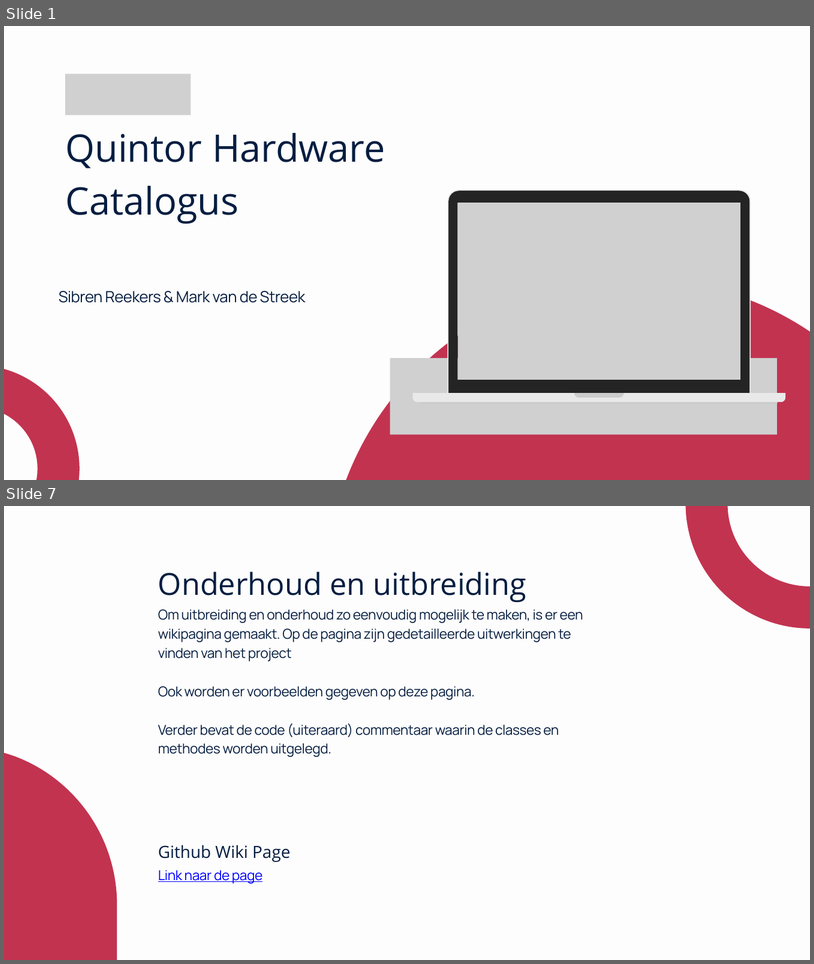
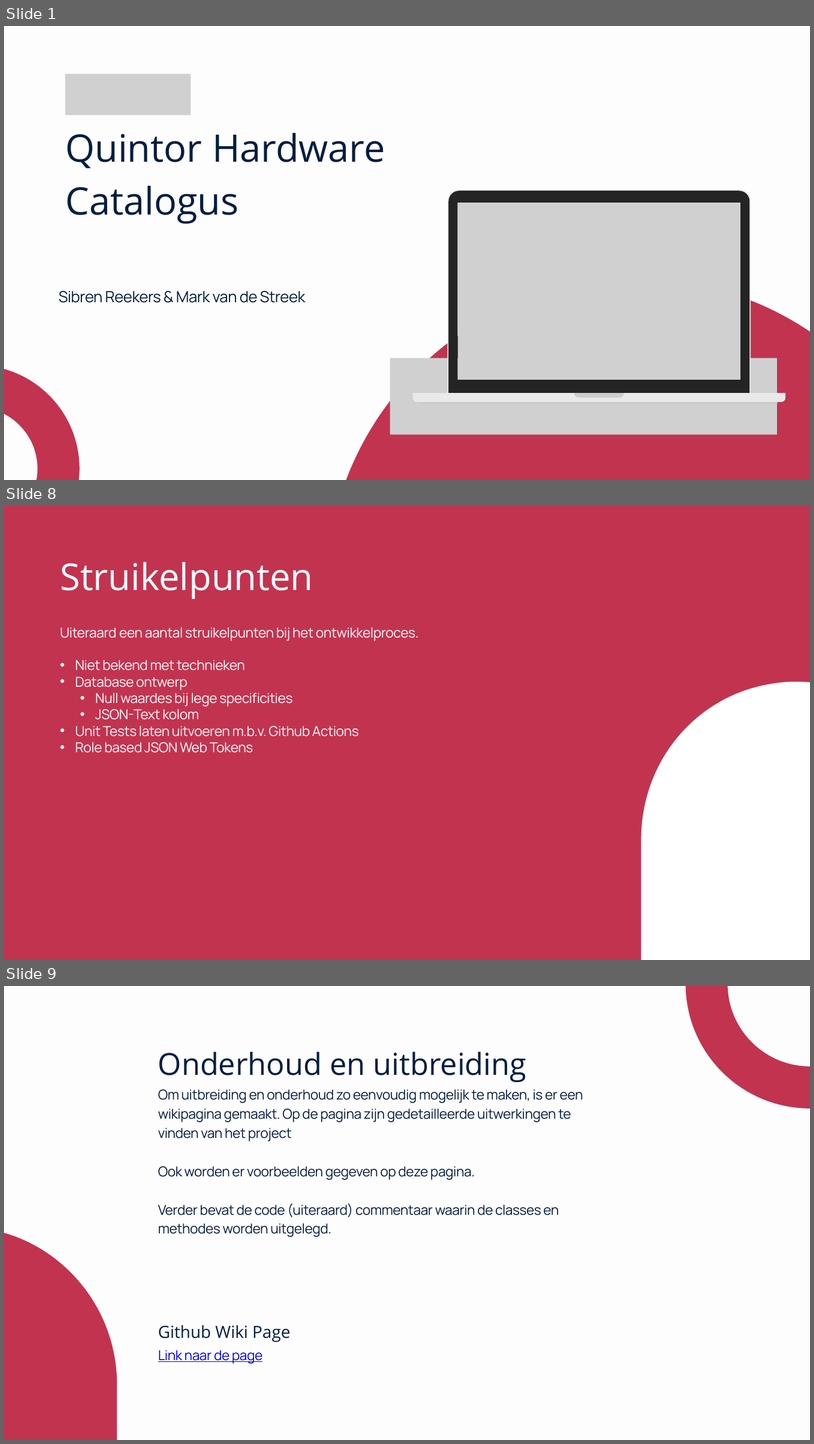
Before and after one commit to MarkStreek/QuintorCatalogBackEnd, a slide deck: docs/presentatie.pptx. Shown one above the other, each under a label of ours: slides 1 and 7 before the commit, slides 1, 8 and 9 after it; the slides between them are not shown. The pictures are 814x964 and 814x1444 pixels, drawn with LibreOffice and Linux fonts; fonts in the diff are those of the drawing; grey boxes stand for pictures. Boxes give left, top, right and bottom in pixels: in the first picture for what was removed or moved away, otherwise in the second. Text is boxed around its words. In the diff, an @@ line names an element or a change of style, - is before the commit and + after.

```diff
--- a/docs/presentatie.pptx
+++ b/docs/presentatie.pptx
@@ slide 8 added at (4, 506, 810, 960), background #C23350 @@
@@ text added at (60, 562, 313, 599), 66 pt, text #FDFDFD @@
+Struikelpunten
@@ text added at (60, 627, 419, 753), 24.4 pt, text #FDFDFD @@
+Uiteraard een aantal struikelpunten bij het ontwikkelproces.
+• Niet bekend met technieken
+• Database ontwerp
+  • Null waardes bij lege specificities
+  • JSON-Text kolom
+• Unit Tests laten uitvoeren m.b.v. Github Actions
+• Role based JSON Web Tokens
@@ freeform shape added at (641, 681, 810, 960), fill #FFFFFF @@
@@ what was slide 7 is now slide 9 @@
```
Also in this commit, not shown: 4 slides changed, 2 other slides added, 1 slide removed, 2 other files.
